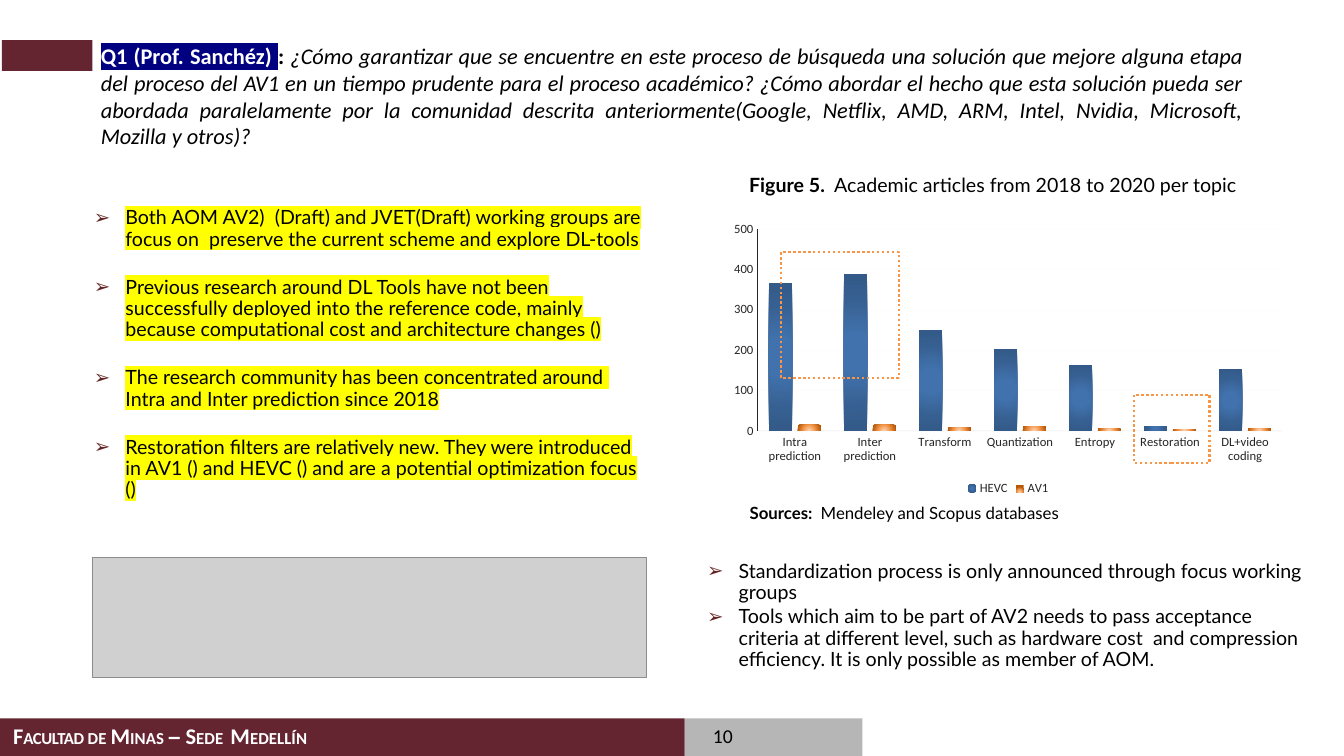
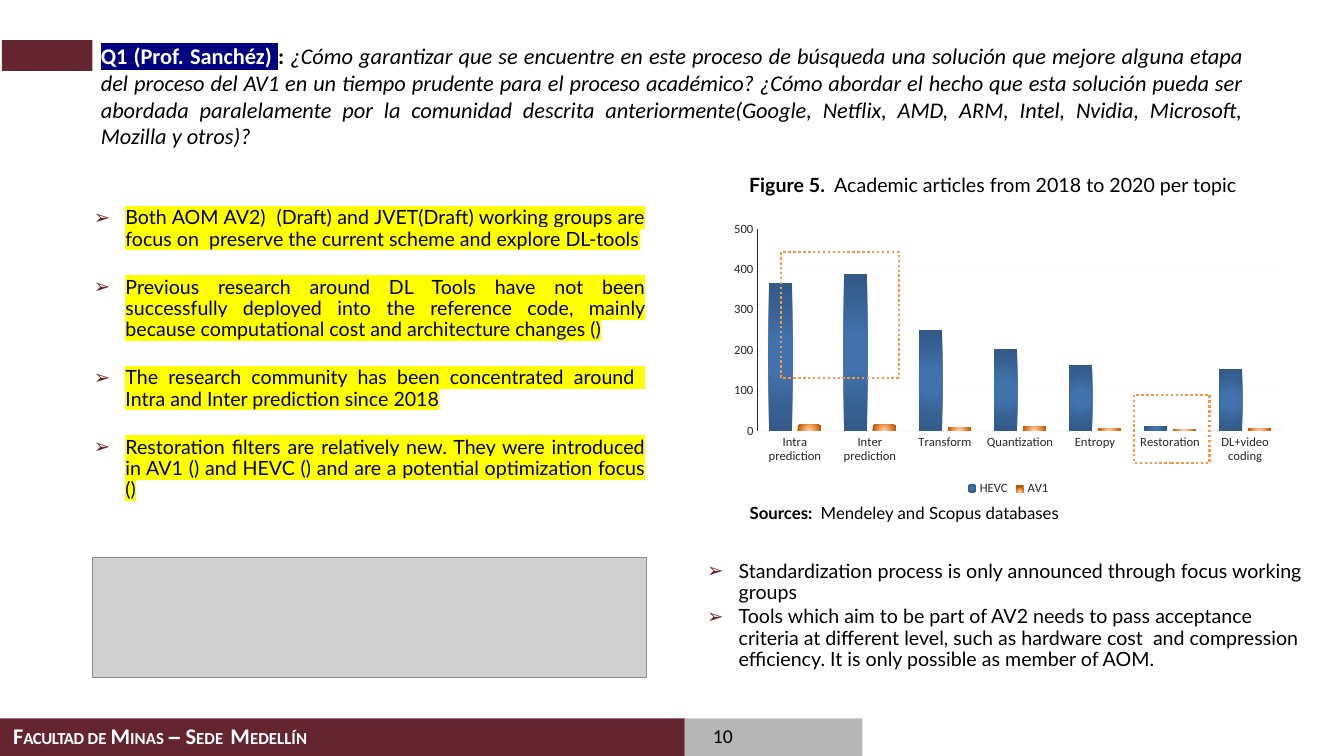
Before and after one commit to casalazarh/Examen-de-Calificacion-2020, a slide deck: slide 10 of presentation/Examen de Calificacion de Doctorado_Carlos_Alberto_Salazar.pptx. Drawn at 1344x756 pixels with LibreOffice and Linux fonts; fonts in the diff are those of the drawing; grey boxes stand for pictures; background and template pictures are left out. Boxes give left, top, right and bottom in pixels: in the first picture for what was removed or moved away, otherwise in the second. Text is boxed around its words. In the diff, an @@ line names an element or a change of style, - is before the commit and + after.

Commit message:
Completado la Prof. Maria

```diff
--- a/presentation/Examen de Calificacion de Doctorado_Carlos_Alberto_Salazar.pptx
+++ b/presentation/Examen de Calificacion de Doctorado_Carlos_Alberto_Salazar.pptx
@@ text "Both AOM AV2) (Draft) and ..." at <box>125,209,645,479</box>: alignment left to justified @@
```
Also in this commit, not shown: 6 other slides changed.
